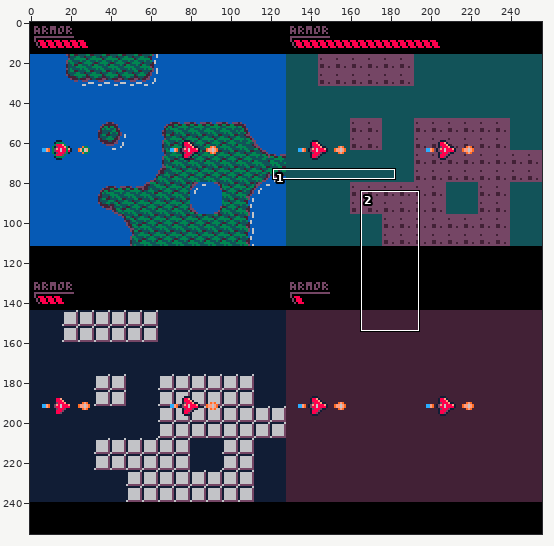
One commit to this pixel-art file: design/design.aseprite. Above: a wide view before the commit, with the close-up outlined.
Close-up. Before the edit:
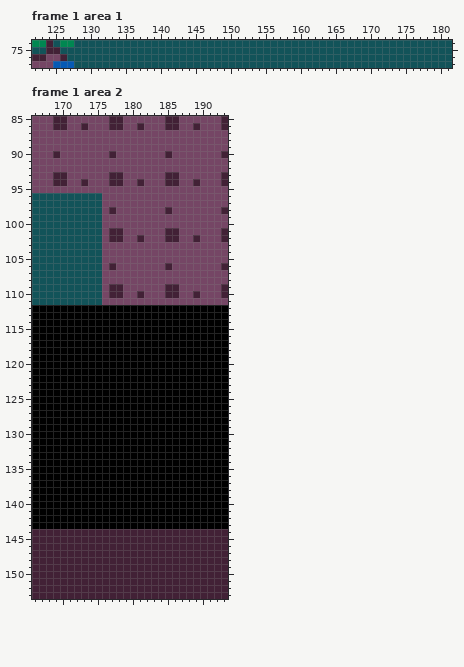
256x256 pixels, 128 frames. Shown: frame 1 area 1: x 122..181, y 74..77; frame 1 area 2: x 166..193, y 85..153. The commit also changed other frames or places, which this record leaves out.
Now the later version:
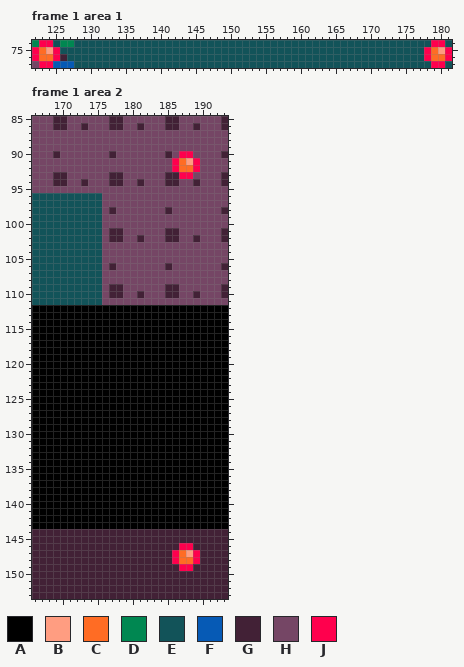
Palette (. is transparent): A #000000  B #ff9d81  C #ff6c24  D #008751  E #125359  F #065ab5  G #422136  H #754665  J #ff004d
Commit: enemies can shoot bullets
Change:
layer "enemy bullets" added
Frame 1 area 1, layer "enemy bullets":
y 74: x 123..124 DG -> JJ; x 179..180 EE -> JJ
y 75: x 122..125 EEGG -> JCBJ; x 178..181 EEEE -> JCBJ
y 76: x 122..125 GGHH -> JCCJ; x 178..181 EEEE -> JCCJ
y 77: x 123..124 HH -> JJ; x 179..180 EE -> JJ
Frame 1 area 2, layer "enemy bullets":
y 90: x 187..188 HH -> JJ
y 91: x 186..189 HHHH -> JCBJ
y 92: x 186..189 HHHH -> JCCJ
y 93: x 187..188 HH -> JJ
y 146: x 187..188 GG -> JJ
y 147: x 186..189 GGGG -> JCBJ
y 148: x 186..189 GGGG -> JCCJ
y 149: x 187..188 GG -> JJ
Boxes around the changes in both close-ups, in picture pixels (x1, y1, x2, y2):
changed: (32, 40, 60, 68)
changed: (424, 40, 452, 68)
changed: (172, 151, 200, 179)
changed: (172, 543, 200, 571)
